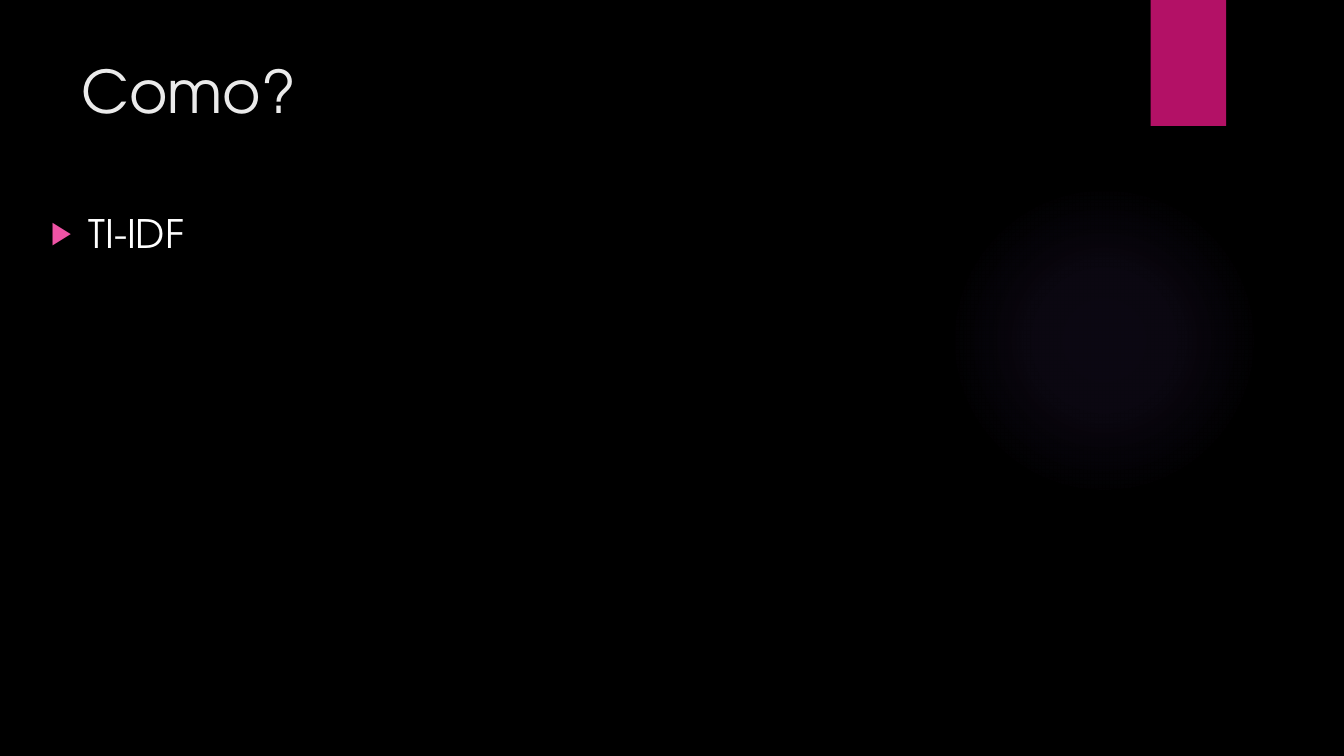
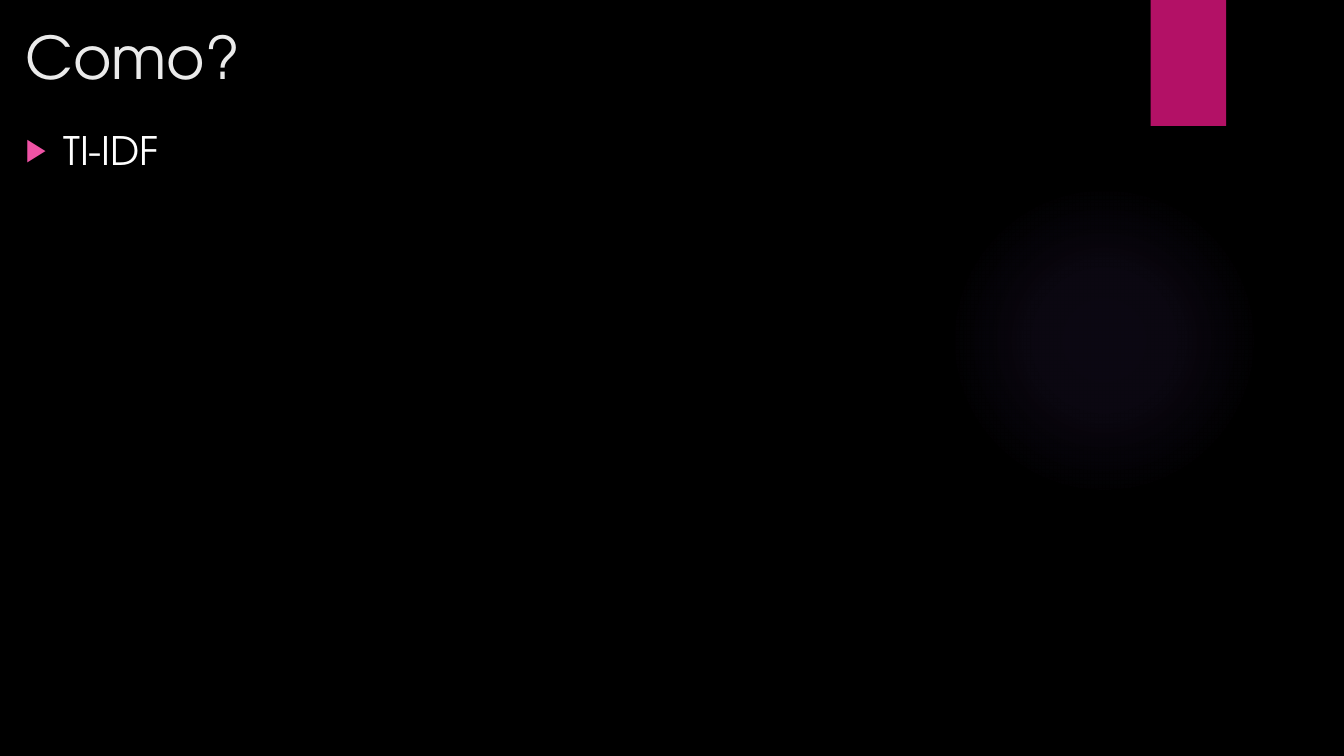
Before and after one commit to mourthe/IMDb-Review-Analyser, a slide deck: slide 3 of Machine Learning.pptx. Drawn at 1344x756 pixels with LibreOffice and Linux fonts; fonts in the diff are those of the drawing; background and template pictures are left out. Boxes give left, top, right and bottom in pixels: in the first picture for what was removed or moved away, otherwise in the second. Text is boxed around its words. In the diff, an @@ line names an element or a change of style, - is before the commit and + after.

Commit message:
Apresentação v1.3

```diff
--- a/Machine Learning.pptx
+++ b/Machine Learning.pptx
@@ title "Como?": place and size @@
-title "Como?" at (81,68,296,114)
+title "Como?" at (26,34,241,80)
@@ text "TI-IDF": place and size @@
-text "TI-IDF" at (89,219,185,248)
+text "TI-IDF" at (63,136,159,165)
```
